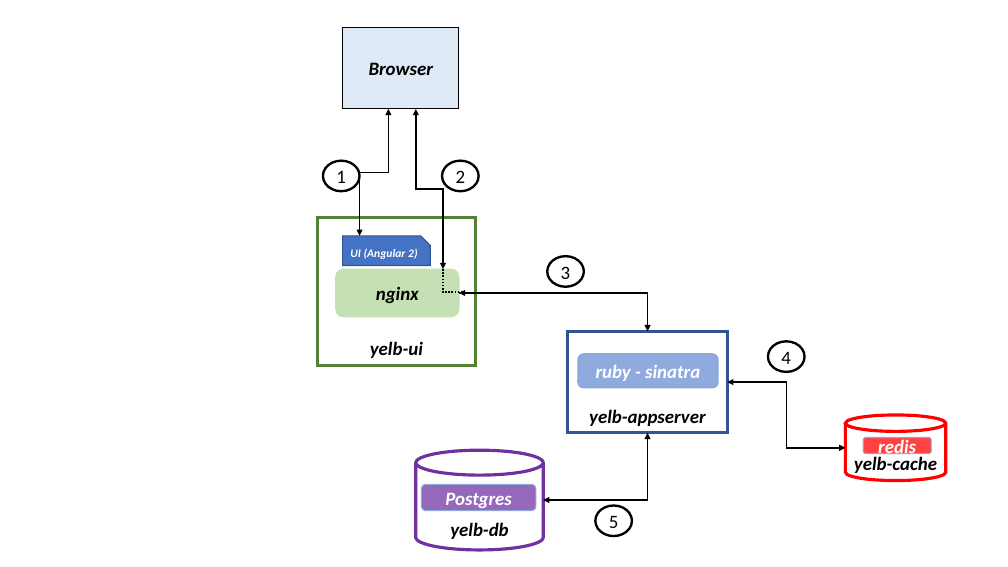
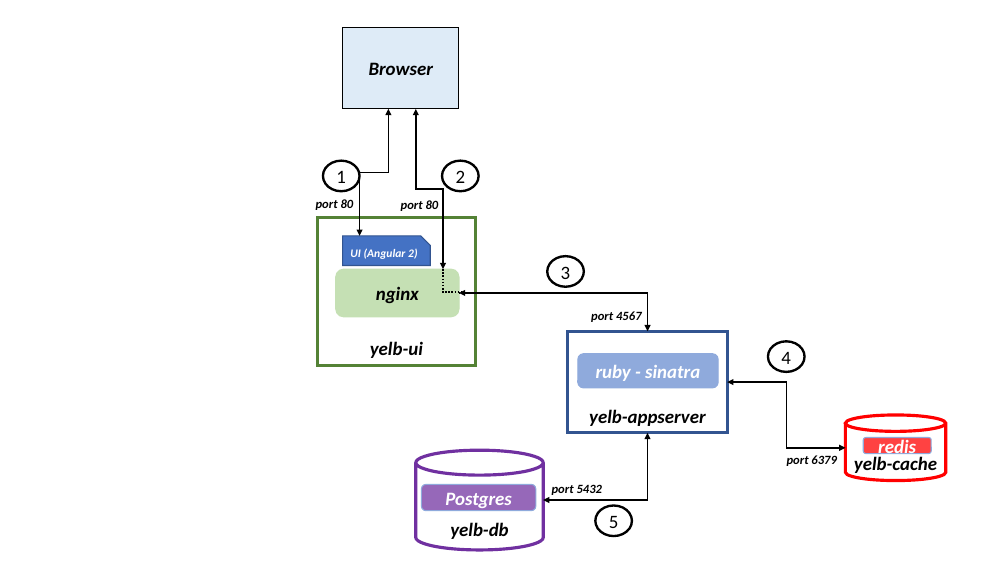
Before and after one commit to mreferre/devnull, a slide deck: slide 1 of yelb-architecture.pptx. Drawn at 1008x567 pixels with LibreOffice and Linux fonts; fonts in the diff are those of the drawing. Boxes give left, top, right and bottom in pixels: in the first picture for what was removed or moved away, otherwise in the second. Text is boxed around its words. In the diff, an @@ line names an element or a change of style, - is before the commit and + after.

```diff
--- a/yelb-architecture.pptx
+++ b/yelb-architecture.pptx
@@ text added at <box>316,199,354,210</box>, 12 pt, text #000000, bold, italic @@
+port 80
@@ text added at <box>401,200,439,211</box>, 12 pt, text #000000, bold, italic @@
+port 80
@@ text added at <box>591,311,641,322</box>, 12 pt, text #000000, bold, italic @@
+port 4567
@@ text added at <box>787,455,836,466</box>, 12 pt, text #000000, bold, italic @@
+port 6379
@@ text added at <box>552,484,602,495</box>, 12 pt, text #000000, bold, italic @@
+port 5432
```
Also in this commit, not shown: 38 other files.
